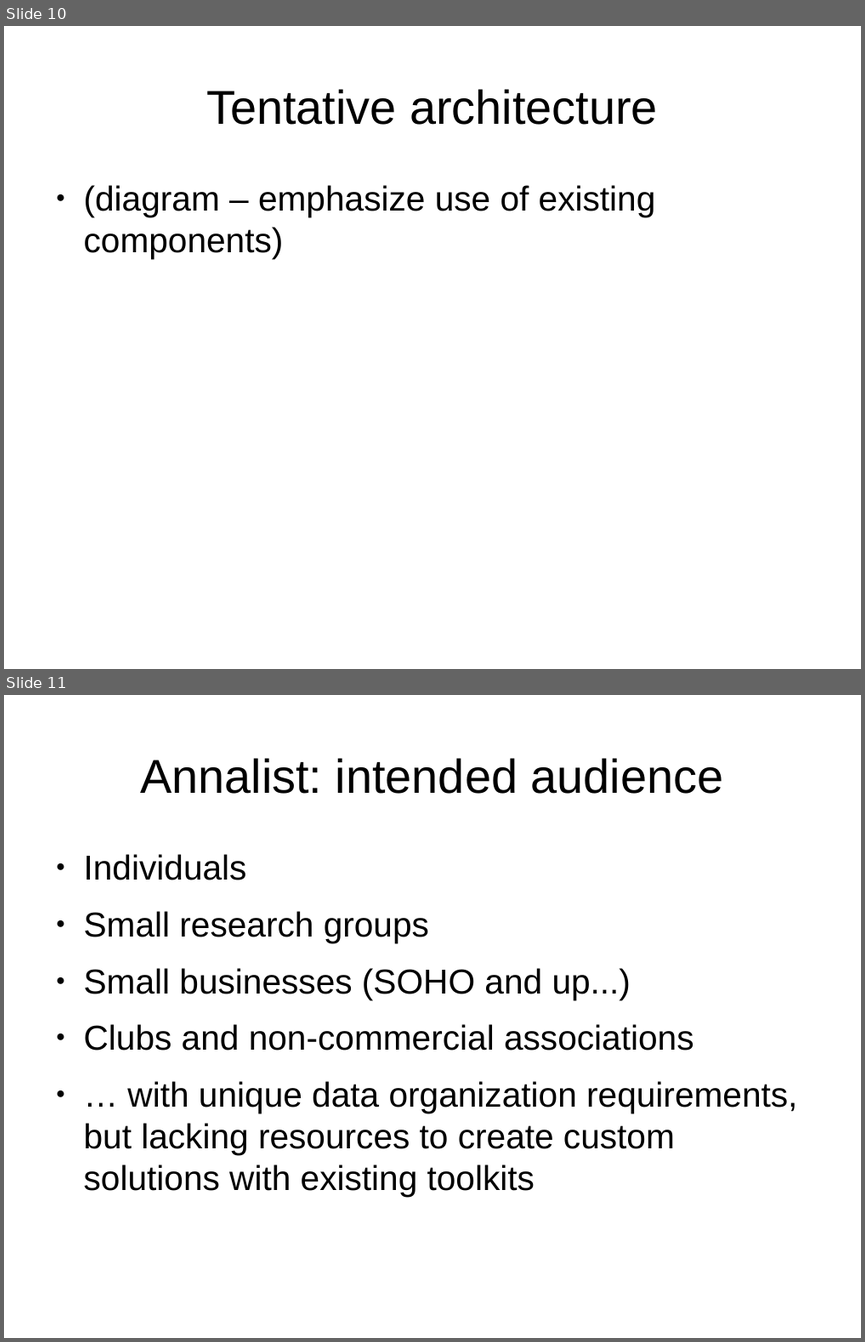
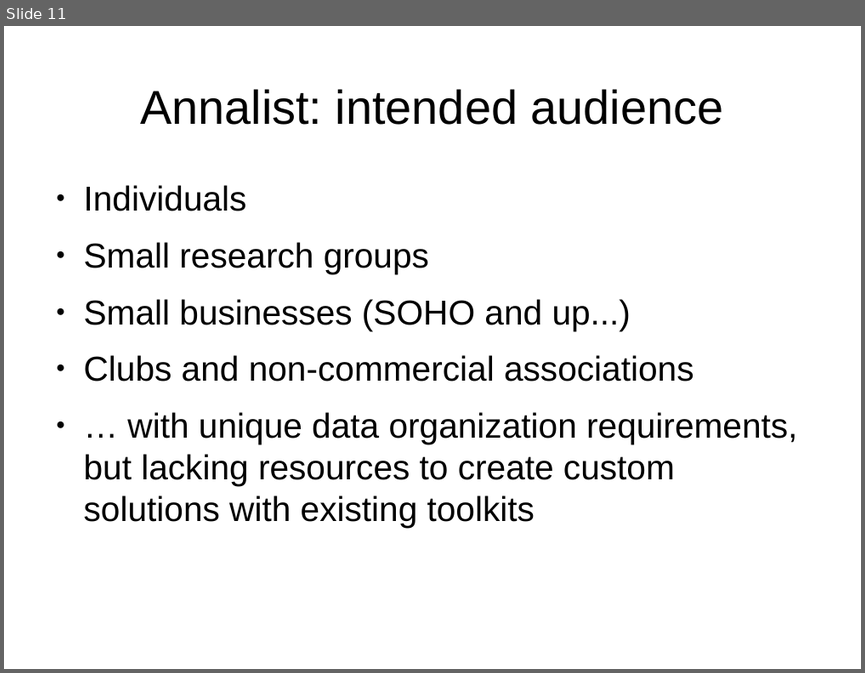
Before and after one commit to gklyne/annalist, a slide deck: presentations/annalist-pitch.odp. Shown one above the other, each under a label of ours: slides 10 and 11 before the commit, slide 11 after it. The pictures are 865x1342 and 865x673 pixels, drawn with LibreOffice and Linux fonts; fonts in the diff are those of the drawing. Boxes give left, top, right and bottom in pixels: in the first picture for what was removed or moved away, otherwise in the second. Text is boxed around its words. In the diff, an @@ line names an element or a change of style, - is before the commit and + after.

Commit message:
Update presentation

```diff
--- a/presentations/annalist-pitch.odp
+++ b/presentations/annalist-pitch.odp
@@ slide 10 removed at [4,26,861,669], background #FFFFFF @@
@@ title removed at [206,89,658,125] @@
-Tentative architecture
@@ text removed at [84,185,656,259] @@
-● (diagram – emphasize use of existing components)
```
Also in this commit, not shown: 1 slide added.
